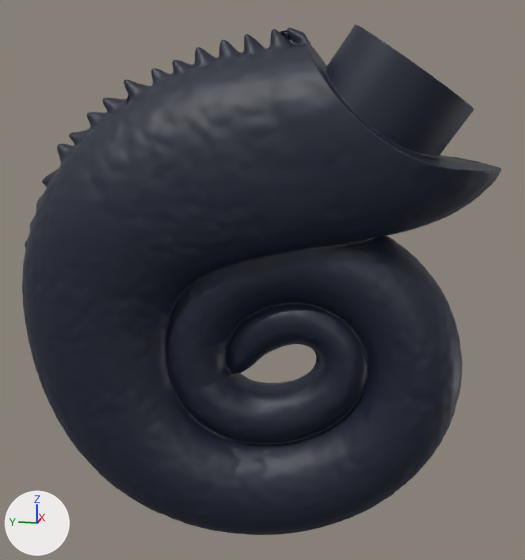
A saved change to the glTF model public/models/Queue_Cameleon.glb.
Before and after are seen from a 50 mm camera at (-4.54, 0.33, 4.28) aimed at (-0.64, 1.11, 3.3). Lighting does not change. The marker at lower left points along +X, +Y and +Z. The picture after the commit comes second.

In view in the first picture: 'Queue_Cameleon'.
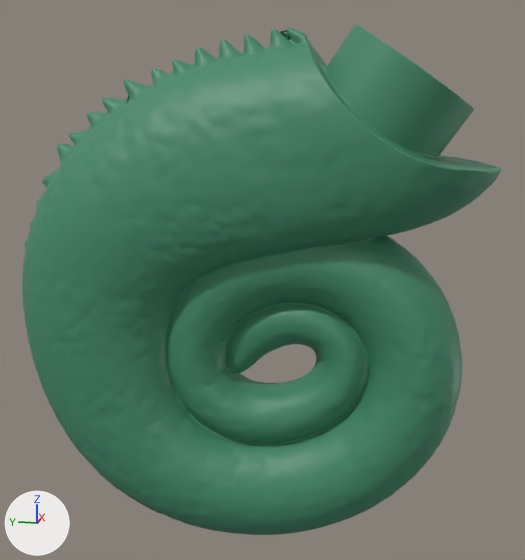
What changed in the scene script:
```text
Add mat_material:
    mat_material = bpy.data.materials.new('Material')
    # nodes: BsdfPrincipled, Mix, OutputMaterial, VertexColor
    # colours: green #428968, mixed with the vertex colours
Change me_tail_cameleon1:
    where me_tail_cameleon1.from_pydata(...)  # 53785 vertices, 107570 faces; spans x -1.12..-0.25, y -0.12..2.54, z 1.77..4.65
    used by ob_queue_cameleon; location = (0.0, 0.0, 0.0)
    remove me_tail_cameleon1.materials.append(mat_material_001)
    me_tail_cameleon1 part 1: 107570 faces centred in x -1.12..-0.25, y -0.12..2.54, z 1.77..4.65 are repainted in the vertex colours; the middle colour goes from dark blue #191f32 to white #ffffff
    add me_tail_cameleon1.materials.append(mat_material)
```

Location of each change, [x1, y1, x2, y2] in pixels of the pictures (525 x 560 px):
part 1 of me_tail_cameleon1, recoloured (lighter): [22, 25, 501, 535] in both
